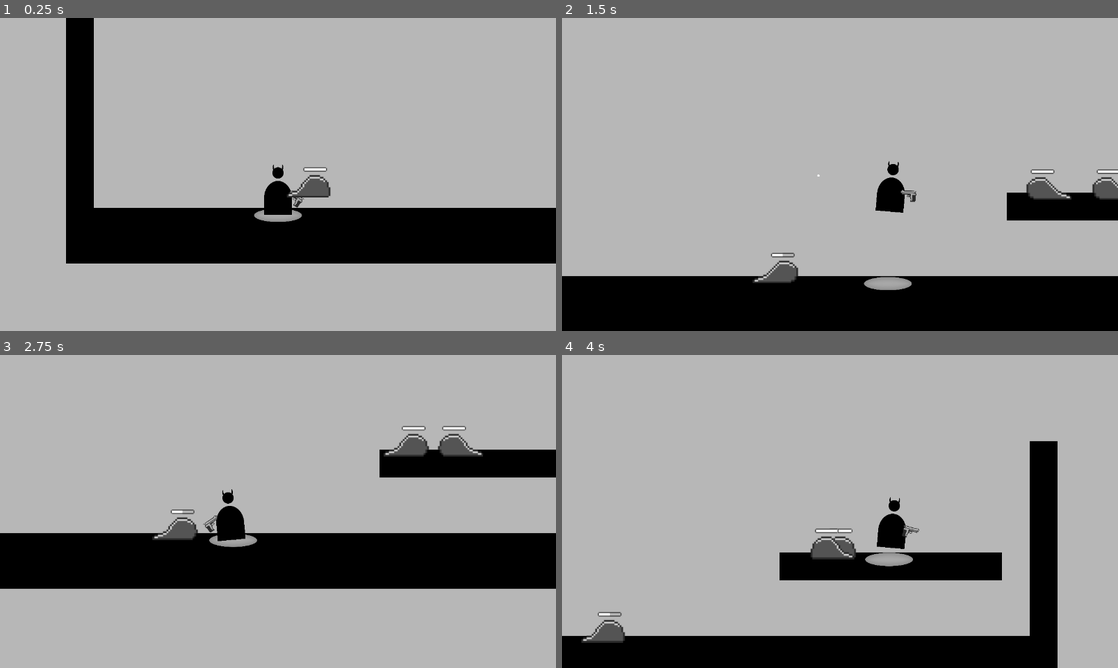
Above: before the commit, frames 1-4 (two rows, left to right).
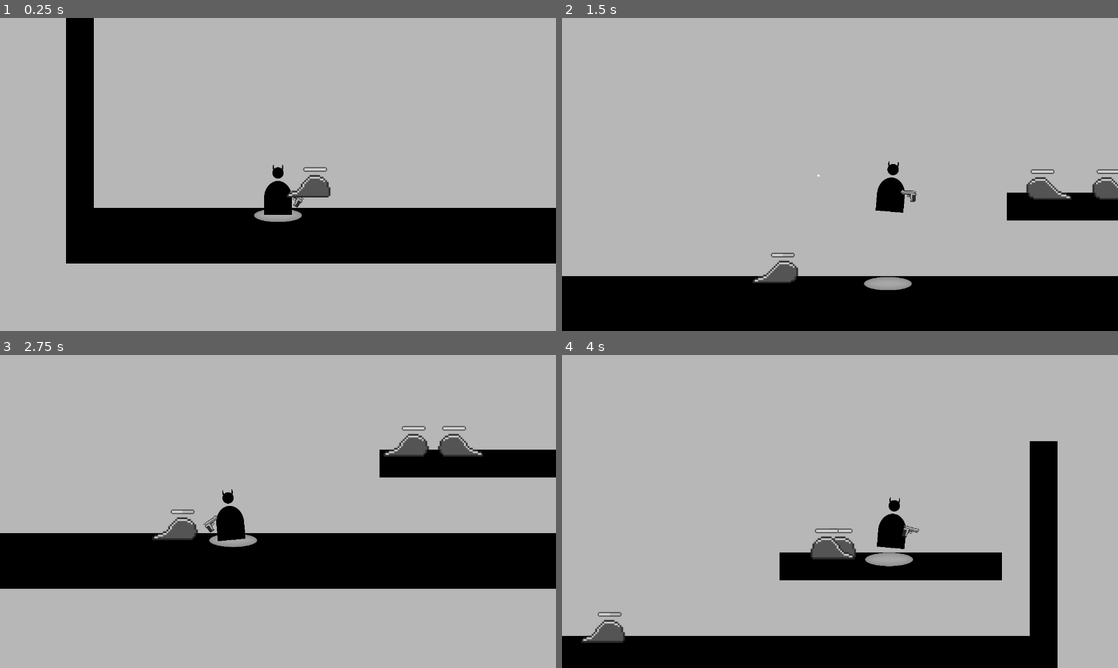
Above: after the commit, the same moments.

Repository: BesterCoder/nuggie-collector
Game: Godot game, scene res://levels/level_001.tscn
Same seed, same stepped clock (60 frames per second), same inputs: the game is played once before the commit and once after it.
Inputs (mouse positions are in pixels of both pictures, inside the frame that each line leads up to):
- Up to frame 1 (0.25 s): no input
- Up to frame 2 (1.5 s): move the mouse to (962, 158) at 0.52 s; hold D (move_right) from 0.53 s (still down); click (962, 158) at 0.6 s; tap W (jump) at 0.77 s; move the mouse to (728, 190) at 1.27 s; click (728, 190) at 1.35 s
- Up to frame 3 (2.75 s): tap W (jump) at 1.52 s; move the mouse to (333, 442) at 2.02 s; release D (move_right) at 2.03 s; hold A (move_left) from 2.03 s (still down); click (333, 442) at 2.1 s
- Up to frame 4 (4 s): move the mouse to (812, 574) at 2.77 s; release A (move_left) at 2.78 s; hold D (move_right) from 2.78 s (still down); click (812, 574) at 2.85 s; tap W (jump) at 3.02, 3.77 s; move the mouse to (1006, 558) at 3.52 s; click (1006, 558) at 3.6 s

The runs differ from the first frame. In frame 1, less than 0.1% of the frame differs, in the area x 54-59%, y 48-49%; in frame 2, less than 0.1%, in the area x 37-100%, y 48-77%; in frame 3, less than 0.1%; in frame 4, less than 0.1%.

Commit message:
Slime hp bar hp indicator is now a bit darker gray

Diff:
--- a/characters/enemies/slime/EnemySlime.tscn
+++ b/characters/enemies/slime/EnemySlime.tscn
@@ -41,12 +41,15 @@
 margin_top = 1.0
 margin_right = 27.0
 margin_bottom = 6.0
+color = Color( 0.823529, 0.823529, 0.823529, 1 )
 __meta__ = {
 "_edit_use_anchors_": false
 }
 
 [node name="TextureRect" type="TextureRect" parent="HealthBar"]
-margin_left = 1.90735e-06
 margin_right = 29.0
 margin_bottom = 7.0
 texture = ExtResource( 3 )
+__meta__ = {
+"_edit_use_anchors_": false
+}
